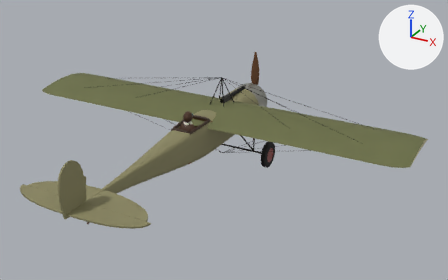
A saved change to the glTF model public/models/fokker_eiii.glb.
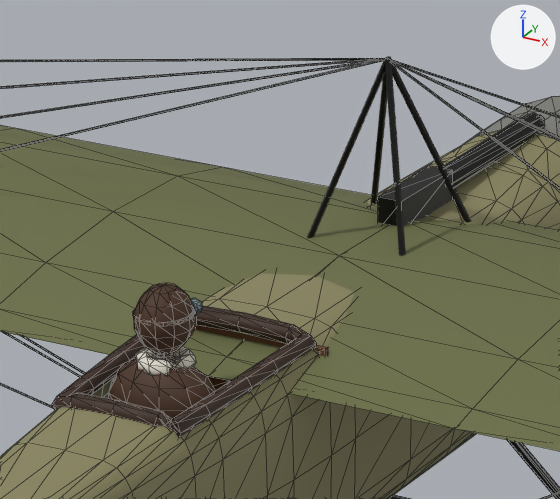
Each version is shown whole from a 50 mm lens placed at (6.81, -12.27, 5.62), pointed at (0.78, -1.31, 0.14), then close up on the part from 36% to 55% of the width and 25% to 51% of the height. Every picture has the same lights, and +X, +Y and +Z are marked at upper right. The last two pictures show the newer version. The close-ups show mesh edges as thin lines. Where no turn or scale is listed for an object, it has been applied to the vertices. Vertices at exactly the same position are counted once.

In view in the first close-up: 'Coaming', 'CockpitInterior', 'Cowling', 'Fuselage', 'Guns', 'Pilot_Figure', 'Struts', 'Undercarriage', 'Wing_Main_L', 'Wing_Main_R', 'Wires'.
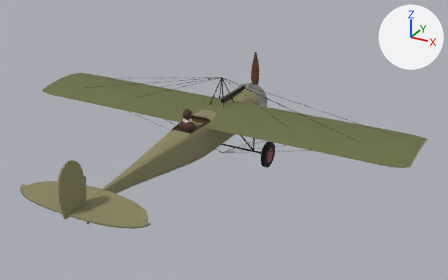
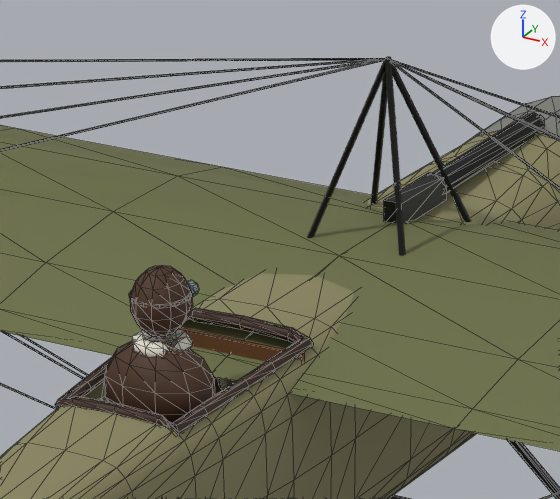
Where the change shows, as pixel boxes (x1, y1, x2, y2) in the close-ups (560 x 499 px; the box of a moved part takes in the faces that stretch with it):
'Pilot_Figure', moved: before (108, 283, 215, 420); after (104, 265, 215, 423)
'Coaming', reshaped: before (52, 306, 317, 438); after (55, 308, 314, 435)
'Guns', reshaped: before (378, 112, 545, 226); after (384, 112, 545, 223)
'CockpitInterior', reshaped: before (195, 325, 328, 391); after (179, 327, 305, 395)
part 3 of me_guns, moved or reshaped: before (378, 166, 453, 226); after (384, 172, 447, 223)

The change, as a diff of the scene's bpy script:
```diff
--- a/public/models/fokker_eiii.glb.py
+++ b/public/models/fokker_eiii.glb.py
@@ me_cockpitinterior @@
 # used by ob_cockpitinterior; location = (0.0, 0.0, 0.0)
-me_cockpitinterior.from_pydata(...)  # 62 vertices, 96 faces; spans x -0.32..0.32, y -1.96..-0.86, z -0.305..0.383
+me_cockpitinterior.from_pydata(...)  # 62 vertices, 96 faces; spans x -0.286..0.286, y -1.96..-0.86, z -0.327..0.391
+# me_cockpitinterior part 1: the loose piece of 8 vertices spanning x -0.32..0.32, y -1.02..-1.0, z 0.063..0.383 is scaled about its middle by (0.892, 1, 2.24), then moved by (0.0, -0.1, -0.191)
 me_cockpitinterior.materials.append(mat_wood)
@@ me_coaming @@
 # used by ob_coaming; location = (0.0, 0.0, 0.0)
-me_coaming.from_pydata(...)  # 96 vertices, 192 faces; spans x -0.289..0.289, y -1.865..-0.995, z 0.334..0.453
+me_coaming.from_pydata(...)  # 96 vertices, 192 faces; spans x -0.279..0.279, y -1.854..-1.006, z 0.344..0.443
+# me_coaming part 2: 96 of 96 vertices moved; they spanned x -0.289..0.289, y -1.865..-0.995, z 0.334..0.453 and now span x -0.279..0.279, y -1.854..-1.006, z 0.344..0.443; mean shift (0.0, 0.0, 0.0)
 me_coaming.materials.append(mat_leather)
@@ me_guns @@
 # used by ob_guns; location = (0.0, 0.0, 0.0)
-me_guns.from_pydata(...)  # 36 vertices, 60 faces; spans x -0.05..0.05, y 0.012..1.212, z 0.412..0.542
+me_guns.from_pydata(...)  # 36 vertices, 60 faces; spans x -0.045..0.045, y 0.035..1.212, z 0.43..0.532
+# me_guns part 3: the loose piece of 8 vertices spanning x -0.05..0.05, y 0.012..0.403, z 0.412..0.542 is scaled about its middle by (0.75, 0.882, 0.731)
 me_guns.materials.append(mat_metal)
@@ me_pilot_figure @@
 # used by ob_pilot_figure; location = (0.0, 0.0, 0.0)
-me_pilot_figure.from_pydata(...)  # 304 vertices, 588 faces; spans x -0.205..0.205, y -1.68..-1.4, z 0.14..0.73
+me_pilot_figure.from_pydata(...)  # 304 vertices, 588 faces; spans x -0.205..0.205, y -1.7..-1.42, z 0.21..0.8
+# me_pilot_figure part 4: the whole mesh is moved by (0.0, -0.02, 0.07)
 me_pilot_figure.materials.append(mat_pilot)
```
